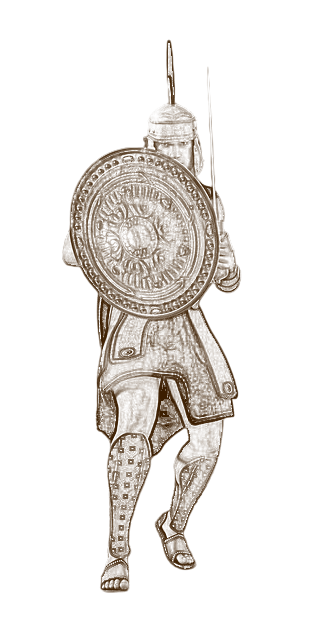
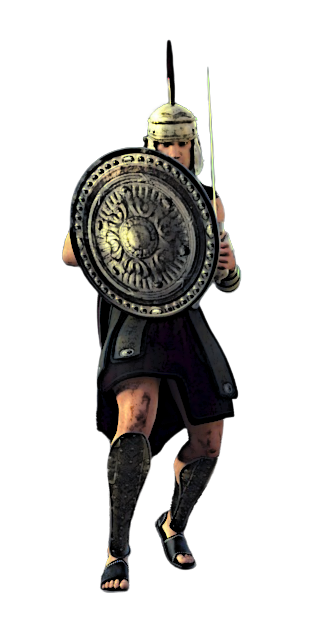
Before/after of a 309x620 layered artwork. What changed in the layer stack:
removed layer "Warrior2-removebg-preview.png copy #3" over <box>61,39,242,593</box>
added layer "+fantasy-2527686_1280.jpg #4" above "+fantasy-2527686_1280.jpg #3" over <box>61,39,242,593</box>
